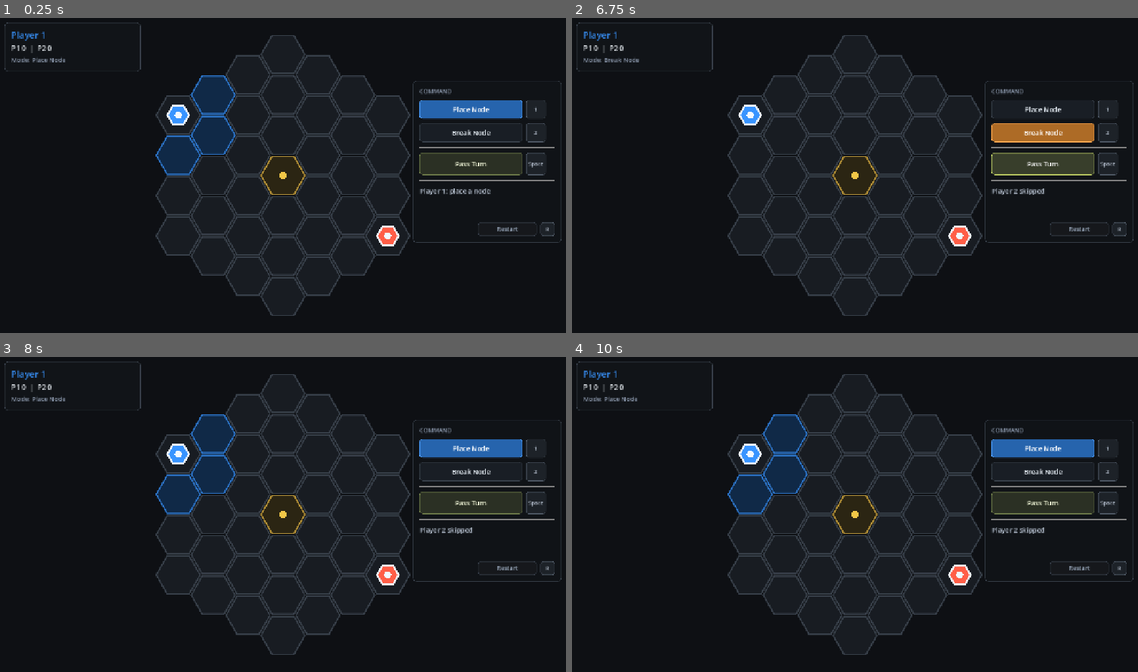
Above: before the commit, frames 1-4 (two rows, left to right).
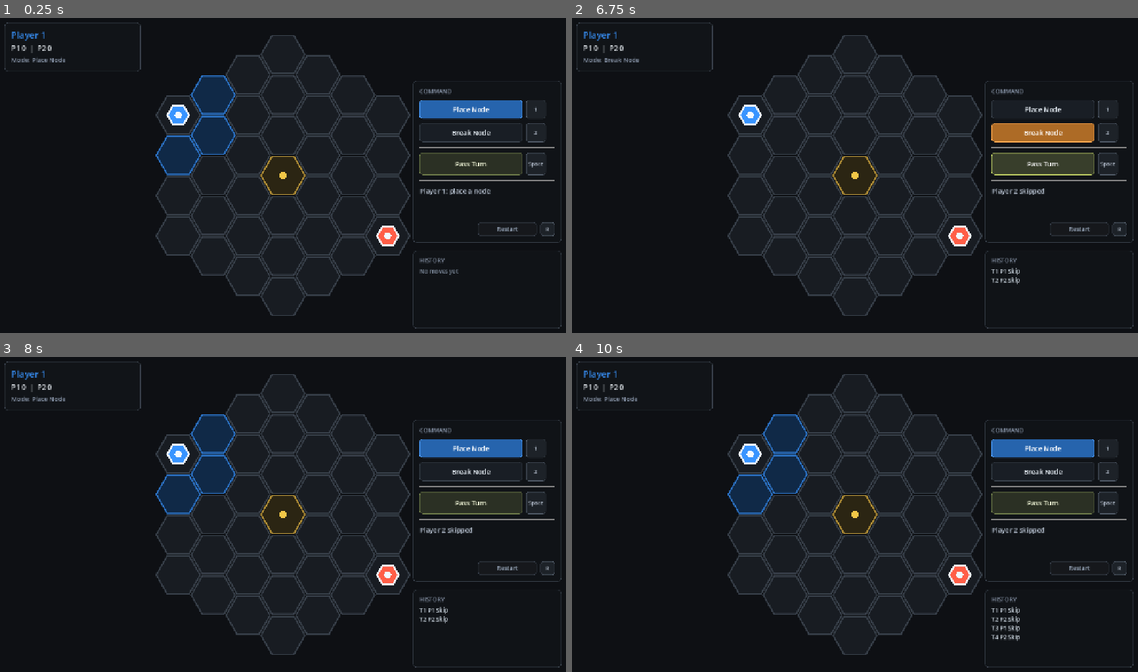
Above: after the commit, the same moments.

Repository: skulhex/hollow-grid
Game: Godot game, scene res://main.tscn
Same seed, same stepped clock (60 frames per second), same inputs: the game is played once before the commit and once after it.
Inputs (mouse positions are in pixels of both pictures, inside the frame that each line leads up to):
- Up to frame 1 (0.25 s): no input
- Up to frame 2 (6.75 s): click "Restart" at 0.5 s; click "Restart" at 1.25 s; click "Restart" at 2 s; click "Place Node" at 2.75 s; click "Break Node" at 3.5 s; click "Pass Turn" at 4.25 s; click "Place Node" at 5 s; click "Break Node" at 5.75 s; click "Pass Turn" at 6.5 s
- Up to frame 3 (8 s): click "Place Node" at 7.25 s
- Up to frame 4 (10 s): click "Break Node" at 8 s; click "Pass Turn" at 8.75 s; tap Enter at 9.5 s; move the mouse to (979, 498) at 9.52 s; tap 1 at 9.6 s; click (979, 498) at 9.67 s; tap Space at 9.77 s

The runs differ from the first frame. In frame 1, 0.2% of the frame differs, in the area x 72-100%, y 73-99%; in frame 2, 0.2%; in frame 3, 0.2%; in frame 4, 0.3%.

Commit message:
Add move history panel

Diff:
--- a/game/main.tscn
+++ b/game/main.tscn
@@ -165,3 +165,70 @@
 text = "R"
 horizontal_alignment = 1
 vertical_alignment = 1
+
+[node name="HistoryPanel" type="PanelContainer" parent="HUD/Root"]
+layout_mode = 1
+anchors_preset = -1
+anchor_left = 1.0
+anchor_right = 1.0
+offset_left = -350.0
+offset_top = 528.0
+offset_right = -18.0
+offset_bottom = 702.0
+grow_horizontal = 0
+mouse_filter = 2
+
+[node name="HistoryMargin" type="MarginContainer" parent="HUD/Root/HistoryPanel"]
+layout_mode = 2
+theme_override_constants/margin_left = 14
+theme_override_constants/margin_top = 12
+theme_override_constants/margin_right = 14
+theme_override_constants/margin_bottom = 12
+
+[node name="HistoryVBox" type="VBoxContainer" parent="HUD/Root/HistoryPanel/HistoryMargin"]
+layout_mode = 2
+theme_override_constants/separation = 6
+
+[node name="HistoryTitle" type="Label" parent="HUD/Root/HistoryPanel/HistoryMargin/HistoryVBox"]
+layout_mode = 2
+text = "HISTORY"
+
+[node name="HistoryList" type="VBoxContainer" parent="HUD/Root/HistoryPanel/HistoryMargin/HistoryVBox"]
+layout_mode = 2
+theme_override_constants/separation = 2
+
+[node name="HistoryEmptyLabel" type="Label" parent="HUD/Root/HistoryPanel/HistoryMargin/HistoryVBox/HistoryList"]
+layout_mode = 2
+text = "No moves yet"
+
+[node name="Move1Label" type="Label" parent="HUD/Root/HistoryPanel/HistoryMargin/HistoryVBox/HistoryList"]
+visible = false
+layout_mode = 2
+
+[node name="Move2Label" type="Label" parent="HUD/Root/HistoryPanel/HistoryMargin/HistoryVBox/HistoryList"]
+visible = false
+layout_mode = 2
+
+[node name="Move3Label" type="Label" parent="HUD/Root/HistoryPanel/HistoryMargin/HistoryVBox/HistoryList"]
+visible = false
+layout_mode = 2
+
+[node name="Move4Label" type="Label" parent="HUD/Root/HistoryPanel/HistoryMargin/HistoryVBox/HistoryList"]
+visible = false
+layout_mode = 2
+
+[node name="Move5Label" type="Label" parent="HUD/Root/HistoryPanel/HistoryMargin/HistoryVBox/HistoryList"]
+visible = false
+layout_mode = 2
+
+[node name="Move6Label" type="Label" parent="HUD/Root/HistoryPanel/HistoryMargin/HistoryVBox/HistoryList"]
+visible = false
+layout_mode = 2
+
+[node name="Move7Label" type="Label" parent="HUD/Root/HistoryPanel/HistoryMargin/HistoryVBox/HistoryList"]
+visible = false
+layout_mode = 2
+
+[node name="Move8Label" type="Label" parent="HUD/Root/HistoryPanel/HistoryMargin/HistoryVBox/HistoryList"]
+visible = false
+layout_mode = 2
--- a/game/scripts/hud.gd
+++ b/game/scripts/hud.gd
@@ -7,15 +7,28 @@
 
 @onready var status_panel: PanelContainer = $Root/StatusPanel
 @onready var command_panel: PanelContainer = $Root/CommandPanel
+@onready var history_panel: PanelContainer = $Root/HistoryPanel
 @onready var turn_label: Label = $Root/StatusPanel/StatusMargin/StatusVBox/TurnLabel
 @onready var score_label: Label = $Root/StatusPanel/StatusMargin/StatusVBox/ScoreLabel
 @onready var selected_label: Label = $Root/StatusPanel/StatusMargin/StatusVBox/SelectedLabel
 @onready var command_title: Label = $Root/CommandPanel/CommandMargin/CommandVBox/CommandTitle
+@onready var history_title: Label = $Root/HistoryPanel/HistoryMargin/HistoryVBox/HistoryTitle
 @onready var place_button: Button = $Root/CommandPanel/CommandMargin/CommandVBox/PlaceRow/PlaceButton
 @onready var break_button: Button = $Root/CommandPanel/CommandMargin/CommandVBox/BreakRow/BreakButton
 @onready var skip_button: Button = $Root/CommandPanel/CommandMargin/CommandVBox/SkipRow/SkipButton
 @onready var restart_button: Button = $Root/CommandPanel/CommandMargin/CommandVBox/UtilityRow/RestartButton
 @onready var status_label: Label = $Root/CommandPanel/CommandMargin/CommandVBox/StatusLabel
+@onready var history_empty_label: Label = $Root/HistoryPanel/HistoryMargin/HistoryVBox/HistoryList/HistoryEmptyLabel
+@onready var history_rows: Array[Label] = [
+	$Root/HistoryPanel/HistoryMargin/HistoryVBox/HistoryList/Move1Label,
+	$Root/HistoryPanel/HistoryMargin/HistoryVBox/HistoryList/Move2Label,
+	$Root/HistoryPanel/HistoryMargin/HistoryVBox/HistoryList/Move3Label,
+	$Root/HistoryPanel/HistoryMargin/HistoryVBox/HistoryList/Move4Label,
+	$Root/HistoryPanel/HistoryMargin/HistoryVBox/HistoryList/Move5Label,
+	$Root/HistoryPanel/HistoryMargin/HistoryVBox/HistoryList/Move6Label,
+	$Root/HistoryPanel/HistoryMargin/HistoryVBox/HistoryList/Move7Label,
+	$Root/HistoryPanel/HistoryMargin/HistoryVBox/HistoryList/Move8Label,
+]
 @onready var key_labels: Array[Label] = [
 	$Root/CommandPanel/CommandMargin/CommandVBox/PlaceRow/PlaceKeyLabel,
 	$Root/CommandPanel/CommandMargin/CommandVBox/BreakRow/BreakKeyLabel,
@@ -51,20 +64,31 @@
 	else:
 		status_label.add_theme_color_override("font_color", Color(0.72, 0.76, 0.82))
 
+	_refresh_history(match_state.move_history)
+
 
 func _apply_theme() -> void:
 	status_panel.add_theme_stylebox_override("panel", _panel_style(Color(0.07, 0.082, 0.098, 0.8)))
 	command_panel.add_theme_stylebox_override("panel", _panel_style(Color(0.065, 0.078, 0.094, 0.92)))
+	history_panel.add_theme_stylebox_override("panel", _panel_style(Color(0.065, 0.078, 0.094, 0.86)))
 
 	turn_label.add_theme_font_size_override("font_size", 20)
 	score_label.add_theme_font_size_override("font_size", 16)
 	selected_label.add_theme_font_size_override("font_size", 14)
 	command_title.add_theme_font_size_override("font_size", 13)
+	history_title.add_theme_font_size_override("font_size", 13)
 	status_label.add_theme_font_size_override("font_size", 15)
 
 	score_label.add_theme_color_override("font_color", Color(0.88, 0.9, 0.92))
 	selected_label.add_theme_color_override("font_color", Color(0.55, 0.6, 0.68))
 	command_title.add_theme_color_override("font_color", Color(0.55, 0.6, 0.68))
+	history_title.add_theme_color_override("font_color", Color(0.55, 0.6, 0.68))
+	history_empty_label.add_theme_font_size_override("font_size", 13)
+	history_empty_label.add_theme_color_override("font_color", Color(0.5, 0.55, 0.62))
+
+	for history_row in history_rows:
+		history_row.add_theme_font_size_override("font_size", 13)
+		history_row.add_theme_color_override("font_color", Color(0.82, 0.86, 0.9))
 
 	_style_action_button(place_button, Color(0.22, 0.58, 1.0))
 	_style_action_button(break_button, Color(1.0, 0.62, 0.22))
@@ -150,6 +174,58 @@
 	return style
 
 
+func _refresh_history(move_history: Array[Dictionary]) -> void:
+	var start_index: int = maxi(0, move_history.size() - history_rows.size())
+	var visible_moves := move_history.slice(start_index)
+
+	history_empty_label.visible = visible_moves.is_empty()
+
+	for i in range(history_rows.size()):
+		var row := history_rows[i]
+
+		if i >= visible_moves.size():
+			row.visible = false
+			row.text = ""
+			continue
+
+		row.visible = true
+		row.text = _format_history_entry(visible_moves[i])
+
+
+func _format_history_entry(entry: Dictionary) -> String:
+	var label := _short_action_label(str(entry.get("type", "")))
+	var player := _short_player_label(str(entry.get("player", "")))
+	var text := "T%d %s %s" % [int(entry.get("turn", 0)), player, label]
+
+	if bool(entry.get("has_cell", false)):
+		var cell: Vector2i = entry.get("cell", Vector2i.ZERO)
+		text += " (%d, %d)" % [cell.x, cell.y]
+
+	return text
+
+
+func _short_action_label(action_type: String) -> String:
+	match action_type:
+		GameAction.TYPE_PLACE_NODE:
+			return "Place"
+		GameAction.TYPE_BREAK_NODE:
+			return "Break"
+		GameAction.TYPE_SKIP:
+			return "Skip"
+		_:
+			return action_type
+
+
+func _short_player_label(player: String) -> String:
+	if player == GameDefs.PLAYER_ONE:
+		return "P1"
+
+	if player == GameDefs.PLAYER_TWO:
+		return "P2"
+
+	return player
+
+
 func _on_place_pressed() -> void:
 	action_selected.emit(GameAction.TYPE_PLACE_NODE)
 
--- a/game/scripts/match_state.gd
+++ b/game/scripts/match_state.gd
@@ -13,6 +13,8 @@
 var current_player := GameDefs.PLAYER_ONE
 var finished := false
 var status_message := "Player 1: place a node"
+var turn_number := 1
+var move_history: Array[Dictionary] = []
 
 
 func _init(start_board_radius: int = 3) -> void:
@@ -27,6 +29,8 @@
 	current_player = GameDefs.PLAYER_ONE
 	finished = false
 	status_message = "%s: place a node" % GameDefs.player_label(current_player)
+	turn_number = 1
+	move_history.clear()
 
 	_add_object(Vector2i(-board_radius, 0), OBJECT_CORE, GameDefs.PLAYER_ONE)
 	_add_object(Vector2i(board_radius, 0), OBJECT_CORE, GameDefs.PLAYER_TWO)
@@ -150,7 +154,7 @@
 		return _result(false, status_message, action)
 
 	_add_object(action.cell, OBJECT_NODE, current_player)
-	_end_turn("%s placed a node" % GameDefs.player_label(current_player))
+	_complete_successful_action(action, "%s placed a node" % GameDefs.player_label(current_player))
 	return _result(true, status_message, action)
 
 
@@ -170,13 +174,30 @@
 		return _result(false, status_message, action)
 
 	objects.erase(cell_key(action.cell))
-	_end_turn("%s broke an enemy node" % GameDefs.player_label(current_player))
+	_complete_successful_action(action, "%s broke an enemy node" % GameDefs.player_label(current_player))
 	return _result(true, status_message, action)
 
 
 func _apply_skip(action: GameAction) -> Dictionary:
-	_end_turn("%s skipped" % GameDefs.player_label(current_player))
+	_complete_successful_action(action, "%s skipped" % GameDefs.player_label(current_player))
 	return _result(true, status_message, action)
+
+
+func _complete_successful_action(action: GameAction, message: String) -> void:
+	_record_move(action, message)
+	_end_turn(message)
+	turn_number += 1
+
+
+func _record_move(action: GameAction, message: String) -> void:
+	move_history.append({
+		"turn": turn_number,
+		"player": action.player,
+		"type": action.action_type,
+		"has_cell": action.has_cell,
+		"cell": action.cell,
+		"message": message,
+	})
 
 
 func _end_turn(message: String) -> void:
